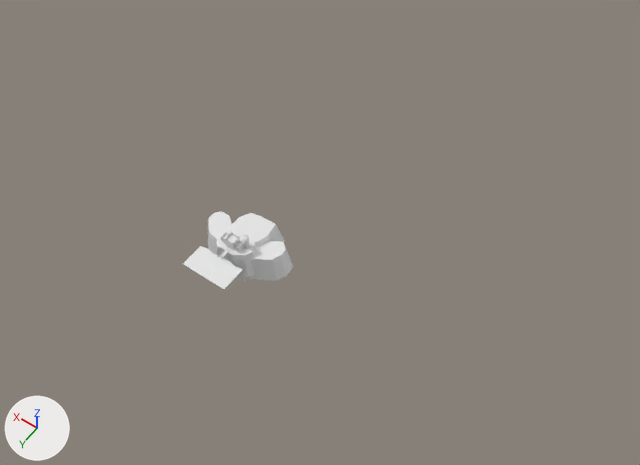
One commit to the Blender file Art/Castle.blend: the scene before it, then after it.
Before and after are seen from a 50 mm lens placed at (-727.0, 696.0, 1345.0), pointed at (-95.0, -189.0, -46.0). Every picture has the same lights, and +X, +Y and +Z are marked at lower left.

The scene before the commit, as lines of its bpy script (objects in view):
```python
ob_circle = bpy.data.objects.new('Circle', me_circle)
ob_circle.location = (1.0, -29.0, 0.0)
ob_circle_001 = bpy.data.objects.new('Circle.001', me_circle_001)
ob_circle_001.location = (-56.0, -60.0, -13.0)
ob_circle_001.rotation_euler = (0.0, 0.0, 0.547)  # degrees (0, 0, 31)
ob_circle_002 = bpy.data.objects.new('Circle.002', me_circle_002)
ob_circle_002.location = (70.0, -60.0, -13.0)
ob_circle_002.rotation_euler = (0.0, 0.0, -0.827)  # degrees (0, 0, -47)
ob_circle_003 = bpy.data.objects.new('Circle.003', me_circle_003)
ob_circle_003.location = (1.0, -70.0, -1.0)
ob_cube_002 = bpy.data.objects.new('Cube.002', me_cube_010)
ob_cube_002.location = (1.0, -39.0, 10.0)
ob_cube_007 = bpy.data.objects.new('Cube.007', me_cube_011)
ob_cube_007.location = (1.0, -39.0, 10.0)
ob_cube_011 = bpy.data.objects.new('Cube.011', me_cube_015)
ob_cube_011.location = (-12.0, -39.0, 6.0)
ob_cube_011.scale = (0.729, 0.729, 0.729)
ob_plane = bpy.data.objects.new('Plane', me_plane)
ob_plane.location = (0.0, 0.0, 0.0)
```
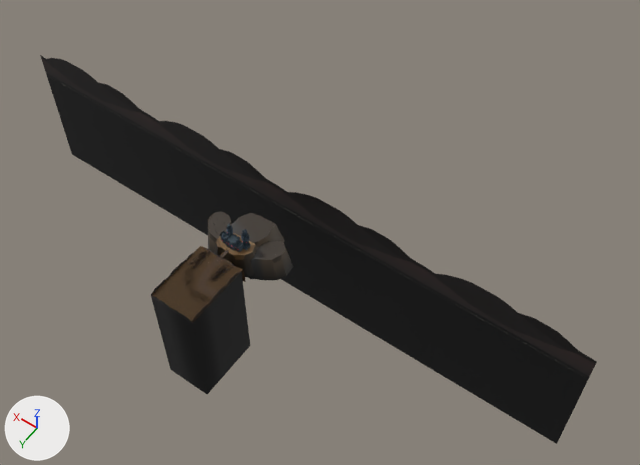
Edits to the bpy script that builds the scene:
```text
Add mat_leaf_pile:
    mat_leaf_pile = bpy.data.materials.new('Leaf Pile')
    # uses the picture img_leaf_pile_tif
Add mat_vertex_colours_emission:
    mat_vertex_colours_emission = bpy.data.materials.new('Vertex Colours Emission')
    # nodes: BsdfPrincipled, OutputMaterial, VertexColor
Add mat_brick_castle:
    mat_brick_castle = bpy.data.materials.new('Brick Castle')
    # uses the picture img_brick_castle_png
Remove ob_plane:
    ob_plane = bpy.data.objects.new('Plane', me_plane)
Remove ob_circle:
    ob_circle = bpy.data.objects.new('Circle', me_circle)
Remove ob_circle_001:
    ob_circle_001 = bpy.data.objects.new('Circle.001', me_circle_001)
Remove ob_circle_002:
    ob_circle_002 = bpy.data.objects.new('Circle.002', me_circle_002)
Remove ob_circle_003:
    ob_circle_003 = bpy.data.objects.new('Circle.003', me_circle_003)
Remove ob_cube_002:
    ob_cube_002 = bpy.data.objects.new('Cube.002', me_cube_010)
Remove ob_cube_007:
    ob_cube_007 = bpy.data.objects.new('Cube.007', me_cube_011)
Remove ob_cube_011:
    ob_cube_011 = bpy.data.objects.new('Cube.011', me_cube_015)
Remove ob_cylinder_002:
    ob_cylinder_002 = bpy.data.objects.new('Cylinder.002', me_cylinder_002)
Add ob_castle_hills:
    ob_castle_hills = bpy.data.objects.new('Castle Hills', me_plane_048)  # 42 vertices, 24 faces; spans x -695.0..660.0, y -335.0..0.0, z -308.0..114.0; in mat_hills_bg_castle (picture img_hills_bg_dog_png)
    ob_castle_hills.location = (25.0, 138.0, -5.0)
Add ob_castle_outside:
    ob_castle_outside = bpy.data.objects.new('Castle_Outside', me_plane_044)  # 3227 vertices, 4269 faces; spans x -64.0..36.0, y -33.0..131.0, z -45.0..5.0; in mat_driveway_ground (picture img_driveway_ground_tif), mat_crooked_fence (picture img_crooked_fence_png)
    ob_castle_outside.location = (14.0, 7.0, 0.0)
Add ob_forest_castle:
    ob_forest_castle = bpy.data.objects.new('Forest Castle', me_plane_028)  # 2560 vertices, 640 faces; spans x -94.5..9.1, y -42.8..48.3, z -0.6..8.6; in mat_trees_castle_flat (picture img_scary_trees_castle_png)
    ob_forest_castle.location = (-4.0, 91.0, -3.0)
    ob_forest_castle.rotation_euler = (0.0, 0.0, -4.691)  # degrees (0, 0, -269)
Add ob_castle:
    ob_castle = bpy.data.objects.new('Castle', me_cube_011_1)  # 2775 vertices, 2358 faces; spans x -29.8..31.9, y -18.2..14.0, z -17.8..29.4
    ob_castle.location = (0.0, -43.0, 15.0)
Add ob_castle_hill:
    ob_castle_hill = bpy.data.objects.new('Castle Hill', me_circle_001_1)  # 112 vertices, 160 faces; spans x -36.0..157.0, y -81.0..47.0, z -59.0..13.0; modifiers WEIGHTED_NORMAL
    ob_castle_hill.location = (-56.0, -60.0, -13.0)
```

Where the change shows, as pixel boxes [x1, y1, x2, y2] in the pictures (640 x 465 px):
'Castle Hills', added (black)
    after: [40, 55, 597, 444]
'Castle Hill', added
    after: [208, 212, 293, 280]
'Castle_Outside', added (brown)
    after: [152, 246, 246, 323]
'Plane', deleted
    before: [183, 246, 246, 289]
'Circle.001', deleted
    before: [248, 241, 293, 280]
'Circle.003', deleted
    before: [227, 213, 285, 247]
'Circle', deleted
    before: [214, 232, 257, 277]
'Circle.002', deleted
    before: [208, 212, 232, 253]
'Castle', added
    after: [220, 224, 251, 252]
'Forest Castle', added
    after: [184, 252, 232, 304]
'Cube.007', deleted
    before: [225, 234, 240, 250]
'Cylinder.002', deleted
    before: [242, 235, 249, 248]
'Cube.002', deleted
    before: [225, 232, 240, 246]
'Cube.011', deleted
    before: [234, 242, 244, 252]
